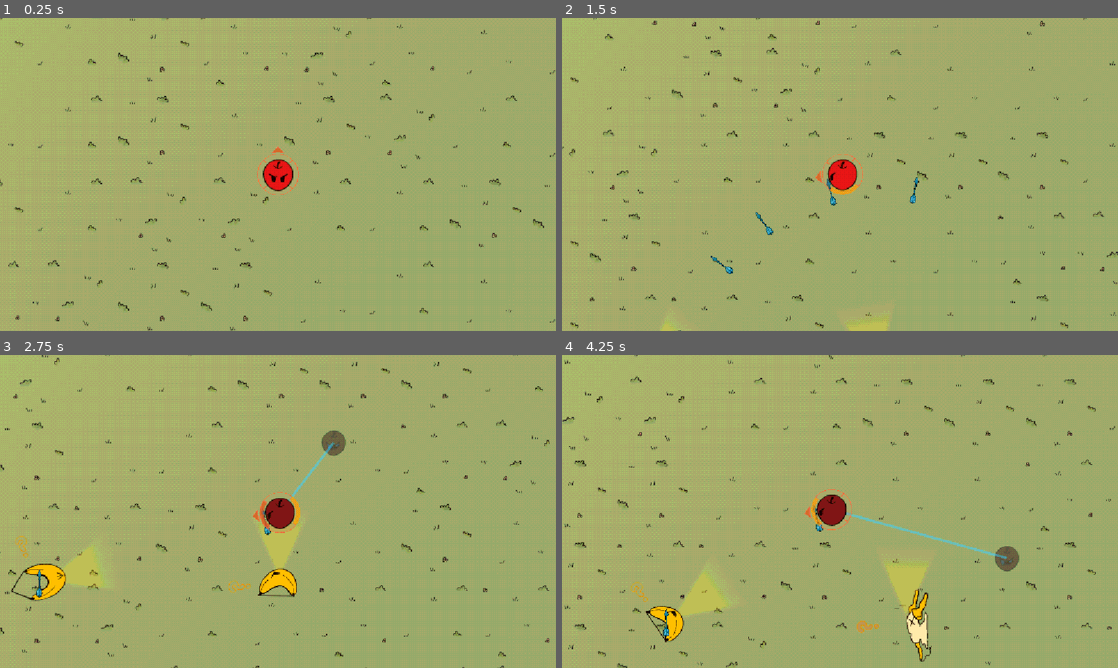
Above: before the commit, frames 1-4 (two rows, left to right).
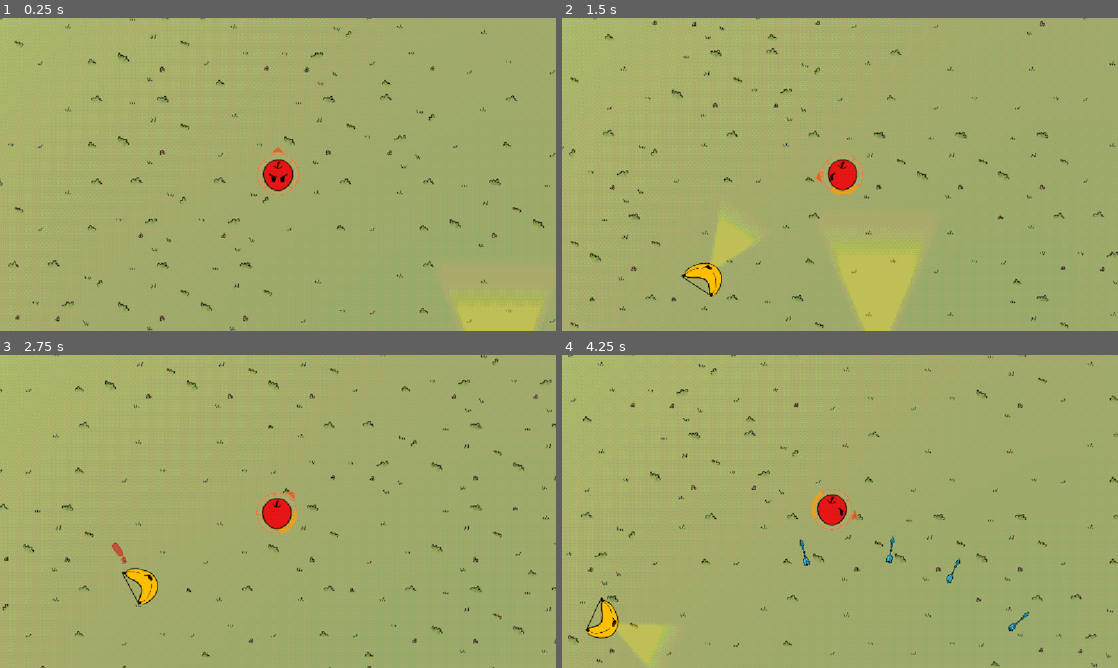
Above: after the commit, the same moments.

Repository: CasualShrub/arrow-head
Game: Godot game, scene res://scenes/levels/level_1.tscn
Two runs of this game, one before a commit and one after it. Both use one fixed random seed, a clock stepped at 60 frames per second and the inputs below. This scene is started directly instead of the project's main scene. Sound files missing from this copy of the repository are replaced by a short silence.
Inputs (mouse positions are in pixels of both pictures, inside the frame that each line leads up to):
- Up to frame 1 (0.25 s): no input
- Up to frame 2 (1.5 s): tap Enter at 0.5 s; move the mouse to (962, 158) at 0.52 s; hold D (move_right) 0.53-1.28 s; hold Space (fire) 0.53-1.28 s; move the mouse to (728, 190) at 1.27 s; hold S (move_down) from 1.28 s (still down); tap R at 1.35 s
- Up to frame 3 (2.75 s): move the mouse to (333, 442) at 2.02 s; release S (move_down) at 2.03 s; hold D (move_right) from 2.03 s (still down); hold Space (fire) from 2.03 s (still down)
- Up to frame 4 (4.25 s): move the mouse to (812, 574) at 2.77 s; release D (move_right) at 2.78 s; release Space (fire) at 2.78 s; hold W (move_up) 2.78-3.53 s; tap R at 2.85 s; move the mouse to (1006, 558) at 3.52 s; hold A (move_left) from 3.53 s (still down); hold Space (fire) from 3.53 s (still down)

The runs differ from the first frame. In frame 1, 0.8% of the frame differs, in the area x 82-98%, y 90-100%; in frame 2, 2.1%; in frame 3, 5.5%; in frame 4, 6.1%, in the area x 0-100%, y 0-100%.

Commit message:
add stealth

Diff:
--- a/scenes/enemies/enemy.tscn
+++ b/scenes/enemies/enemy.tscn
@@ -37,6 +37,7 @@
 [sub_resource type="SphereShape3D" id="SphereShape3D_ensgf"]
 
 [sub_resource type="CylinderShape3D" id="CylinderShape3D_twn6s"]
+height = 4.055
 
 [sub_resource type="ShaderMaterial" id="ShaderMaterial_tihwb"]
 render_priority = 0
@@ -76,19 +77,18 @@
 unique_name_in_owner = true
 wait_time = 0.3
 one_shot = true
-autostart = true
 
 [node name="Sus" type="Node3D" parent="." unique_id=1262353285]
 script = ExtResource("3_fcftc")
 
 [node name="Vision" type="ShapeCast3D" parent="Sus" unique_id=1162433519]
 unique_name_in_owner = true
-transform = Transform3D(1, 1.9106855e-15, -3.5527137e-15, 0, -4.3711392e-08, -1, -8.351871e-23, 1, -4.371139e-08, -5.9604645e-08, 7.450581e-09, -2.0639028e-16)
+transform = Transform3D(1, 1.9106855e-15, -3.5527137e-15, 0, -4.3711392e-08, -1, -8.351871e-23, 1, -4.371139e-08, -5.9604645e-08, 7.450581e-09, -0.9754748)
 shape = SubResource("CylinderShape3D_twn6s")
 
 [node name="VisionDisplay" type="MeshInstance3D" parent="Sus/Vision" unique_id=442070290]
 unique_name_in_owner = true
-transform = Transform3D(-1.93, -1.6872596e-07, 0, -1.6872596e-07, 1.93, -1.6872596e-07, 1.4750493e-14, -1.6872596e-07, -1.93, 0, -1.005, 0.030000044)
+transform = Transform3D(-4.0143995, -3.804912e-07, -2.6232533e-22, -3.5094993e-07, 4.3523116, -1.6872596e-07, 3.0681024e-14, -3.804912e-07, -1.93, 0, -1.2373967, 0.030000053)
 material_override = SubResource("ShaderMaterial_tihwb")
 mesh = SubResource("QuadMesh_ub6uw")
 
@@ -118,4 +118,6 @@
 
 [connection signal="changed" from="Health" to="." method="_on_health_changed"]
 [connection signal="timeout" from="Recovery" to="." method="_on_recovery_timeout"]
+[connection signal="alerted" from="Sus" to="." method="_on_sus_alerted"]
+[connection signal="alerted" from="Sus" to="Sus" method="_on_alerted"]
 [connection signal="frame_changed" from="Sus/Outline/Fill" to="Sus" method="_on_fill_frame_changed"]
--- a/scenes/levels/level_1.tscn
+++ b/scenes/levels/level_1.tscn
@@ -19,6 +19,12 @@
 [node name="Enemy" parent="." index="2" unique_id=955806617 instance=ExtResource("3_x42e6")]
 transform = Transform3D(1, 0, 0, 0, 1, 0, 0, 0, 1, -0.52670556, 0, 6.239771)
 
+[node name="Vision" parent="Enemy/Sus" parent_id_path=PackedInt32Array(955806617, 1262353285) index="0" unique_id=1162433519]
+transform = Transform3D(1, 1.9106855e-15, -3.5527137e-15, 0, -4.3711392e-08, -1, -8.351871e-23, 1, -4.371139e-08, -5.9604645e-08, 7.450581e-09, -2.0639028e-16)
+
+[node name="VisionDisplay" parent="Enemy/Sus/Vision" index="0" unique_id=442070290]
+transform = Transform3D(-1.93, -1.6872596e-07, 0, -1.6872596e-07, 1.93, -1.6872596e-07, 1.4750493e-14, -1.6872596e-07, -1.93, 0, -1.005, 0.030000044)
+
 [node name="Marker3D2" type="Marker3D" parent="Enemy/PatrolPoints" parent_id_path=PackedInt32Array(955806617, 1646478367) index="1" unique_id=952222312]
 transform = Transform3D(1, 0, 0, 0, 1, 0, 0, 0, 1, 1.7042241, 0, -2.557722)
 
--- a/scripts/components/sus_component.gd
+++ b/scripts/components/sus_component.gd
@@ -3,16 +3,16 @@
 
 enum SusStage {LW, MD, HI}
 
-@export_range(0.0, 1.0) var amount := 0.0:
-	set(value):
-		amount = clamp(value, 0.0, max_value)
+@export_range(0.0, 1.0) var amount := 0.0
+#set(value):
+#	amount = clamp(value, 0.0, max_value)
 @export_range(0.0, 1.0) var max_value := 1.0:
 	set(value):
 		if amount > value:
 			amount = value
 		max_value = value
-@export var reduction_speed := 0.05
-@export var increase_speed := 0.1
+@export var reduction_speed := 0.5
+@export var increase_speed := 1.0
 @export var incident_memory := 1.0
 @export_range(0.0, 1.0) var medium_boundary := 0.70
 @export_range(0.0, 1.0) var low_boundary := 0.35
@@ -22,10 +22,11 @@
 
 @onready var _vision: ShapeCast3D = %Vision
 @onready var _vision_display: MeshInstance3D = %VisionDisplay
-@onready var _outline: AnimatedSprite3D = %Fill
+@onready var _outline: AnimatedSprite3D = %Outline
 @onready var _fill: AnimatedSprite3D = %Fill
 
 var _last_incident: float
+var _alerted := false
 
 func get_stage() -> SusStage:
 	var frac := amount / max_value
@@ -36,7 +37,7 @@
 	return SusStage.LW
 
 func is_alert() -> bool:
-	return amount == max_value
+	return _alerted
 
 func can_see_player() -> bool:
 	return _vision.is_colliding()
@@ -56,13 +57,16 @@
 	amount += n
 	_last_incident = Time.get_ticks_msec()
 	incident_occured.emit()
-	if is_alert():
+	if amount >= max_value:
+		_alerted = true
 		alerted.emit()
+	print("increased", amount)
 	_display_state()
 
 func _display_fill_percent(p: float) -> void:
+	print("displaying fill")
 	if not _fill: return
-	if p == 0:
+	if p <= 0.0:
 		if _outline.visible:
 			_outline.hide()
 		return
@@ -75,11 +79,18 @@
 	var mat = _fill.material_override as ShaderMaterial
 	mat.set_shader_parameter("sprite_texture", _fill.sprite_frames.get_frame_texture(_fill.animation, _fill.frame))
 
+func _on_alerted() -> void:
+	_vision.enabled = false
+	_vision_display.hide()
+	await get_tree().create_timer(2).timeout
+	_outline.hide()
+
 func _physics_process(delta: float) -> void:
-	if is_alert() and time_since_last_incident() > incident_memory:
-		_stop_alert()
+	if is_alert():
+		return
 	if can_see_player():
-		amount += increase_speed
-	else:
+		baka(increase_speed * delta)
+	elif amount > 0.0:
 		amount -= reduction_speed * delta
 	_display_fill_percent(amount / max_value)
+	pass # Replace with function body.
--- a/scripts/enemy.gd
+++ b/scripts/enemy.gd
@@ -31,6 +31,11 @@
 @export_group("combat")
 @export var combat_speed := 4.0
 
+var _patrol_world_points: Array[Vector3] = []
+var _patrol_len: float
+var _patrol_progress := 0.0
+var _patrol_dir := 1.0
+
 signal fired(arrow: Arrow, dir: Vector3)
 signal died
 
@@ -38,6 +43,7 @@
 @onready var _collider: CollisionShape3D = %Collider
 @onready var _recovery: Timer = %Recovery
 @onready var _inst_timers: Node = %InstanceTimers
+@onready var _patrol_points: Node3D = %PatrolPoints
 
 var _dead := false
 var _aiming := false
@@ -192,14 +198,52 @@
 			return p
 	return patterns[0]
 
+func _get_patrol_pos() -> Vector3:
+	if _patrol_len == 0.0:
+		return global_position
+
+	var target_dist := _patrol_progress * _patrol_len
+	var curr_dist := 0.0
+
+	for i in range(1, len(_patrol_world_points)):
+		var last_pos := _patrol_world_points[i - 1]
+		var p_pos: Vector3 = _patrol_world_points[i]
+		var dist := last_pos.distance_to(p_pos)
+
+		if curr_dist + dist >= target_dist:
+			var offset := target_dist - curr_dist
+			var new_pos := last_pos.lerp(p_pos, offset / dist)
+			new_pos.y = global_position.y
+			return new_pos
+
+		curr_dist += dist
+
+	var final_pos: Vector3 = _patrol_points.get_child(
+		_patrol_points.get_child_count() - 1
+	).global_position
+	final_pos.y = global_position.y
+	return final_pos
+
 func _patrol(dt: float) -> void:
-	_alert(dt)
-
-func _med_sus(dt: float) -> void:
-	_patrol(dt)
-
-func _high_sus(dt: float) -> void:
-	_patrol(dt)
+	if _patrol_len == 0.0:
+		return
+	var new_pos := _get_patrol_pos()
+	look_at(new_pos)
+	global_position = new_pos
+	_patrol_progress += dt * patrol_speed / _patrol_len * _patrol_dir
+	if _patrol_progress > 1.0:
+		_patrol_progress = 1 - (_patrol_progress - 1)
+		_patrol_dir = -1.0
+	elif _patrol_progress < 0.0:
+		_patrol_progress *= -1.0
+		_patrol_dir = 1.0
+	#print("patrolling: ", global_position, " ", _patrol_progress, " ", _patrol_len)
+
+func _med_sus(_dt: float) -> void:
+	_look_at_player()
+
+func _high_sus(_dt: float) -> void:
+	_look_at_player()
 
 func _alert(_dt: float) -> void:
 	_look_at_player()
@@ -225,6 +269,9 @@
 	_sprite.play("death")
 	died.emit()
 
+func _on_sus_alerted() -> void:
+	_recovery.start()
+
 func _on_health_changed() -> void:
 	if not _dead and health.current <= 0:
 		die()
@@ -261,4 +308,10 @@
 	_select_behaviour(delta)
 
 func _ready() -> void:
-	pass
+	_patrol_len = 0.0
+	var last: Node3D = null
+	for p in _patrol_points.get_children():
+		_patrol_world_points.append(p.global_position)
+		if last != null:
+			_patrol_len += last.global_position.distance_to(p.global_position)
+		last = p
